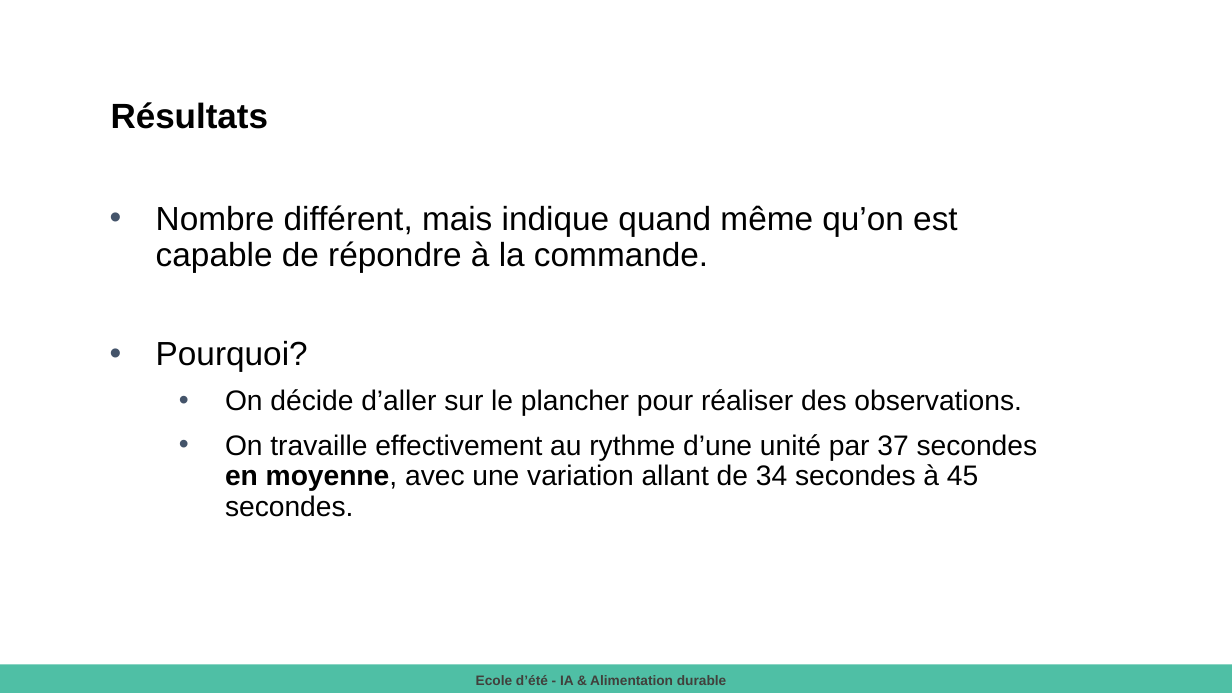
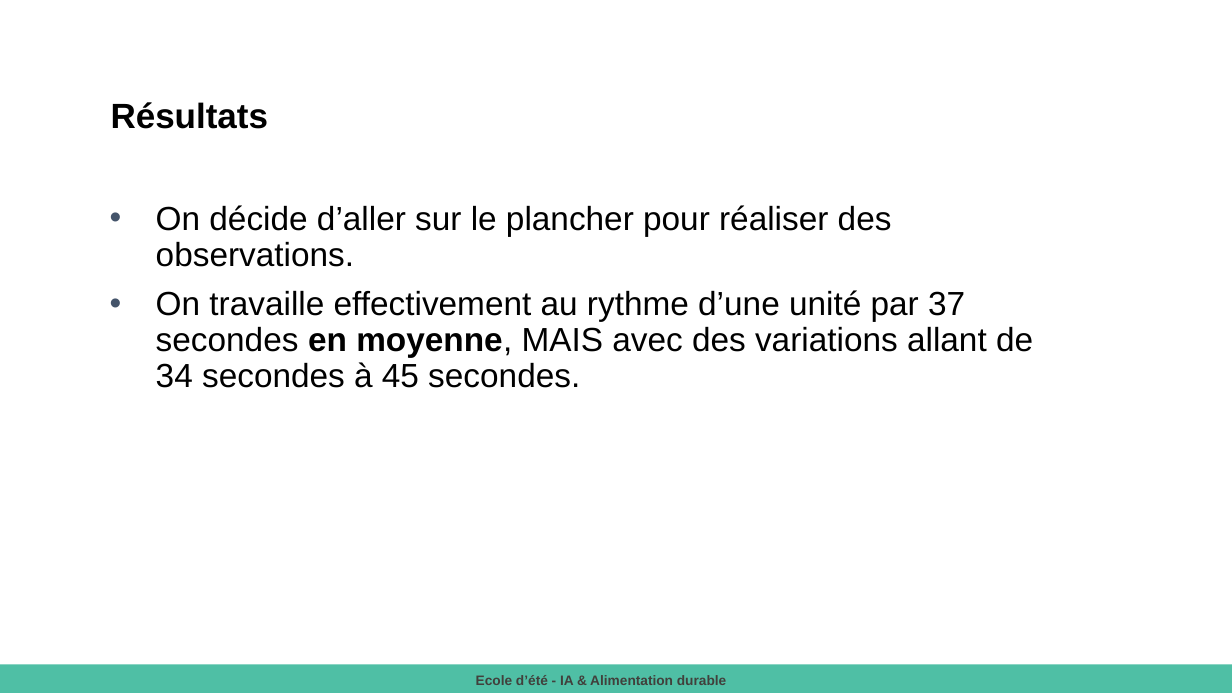
Before and after one commit to Menard980/2025-08-26-_La-_simulation_pour_pallier_le_manque_de_donnees-Ecole_ete_IA_et_Alimentation_durable, a slide deck: slide 11 of 2025 Présentation Atelier simulation.pptx. Drawn at 1232x693 pixels with LibreOffice and Linux fonts; fonts in the diff are those of the drawing. Boxes give left, top, right and bottom in pixels: in the first picture for what was removed or moved away, otherwise in the second. Text is boxed around its words. In the diff, an @@ line names an element or a change of style, - is before the commit and + after.

```diff
--- a/2025 Présentation Atelier simulation.pptx
+++ b/2025 Présentation Atelier simulation.pptx
@@ text at (156, 205, 957, 371): paragraphs removed @@
-• Nombre différent, mais indique quand même qu’on est capable de répondre à la commande.
-• Pourquoi?
@@ text at (156, 205, 892, 267): size 22 to 26 pt in "On décide d’aller sur le plancher pour ..."; list level 2 to 1 in "On décide d’aller sur le ..." @@
@@ text at (156, 290, 1033, 388): text changed; size 22 to 26 pt @@
-  • On travaille effectivement au rythme d’une unité par 37 secondes en moyenne, avec une variation allant de 34 secondes à 45 secondes.
+• On travaille effectivement au rythme d’une unité par 37 secondes en moyenne, MAIS avec des variations allant de 34 secondes à 45 secondes.
```
Also in this commit, not shown: 7 other slides changed, 2 slides added, 2 slides removed.
